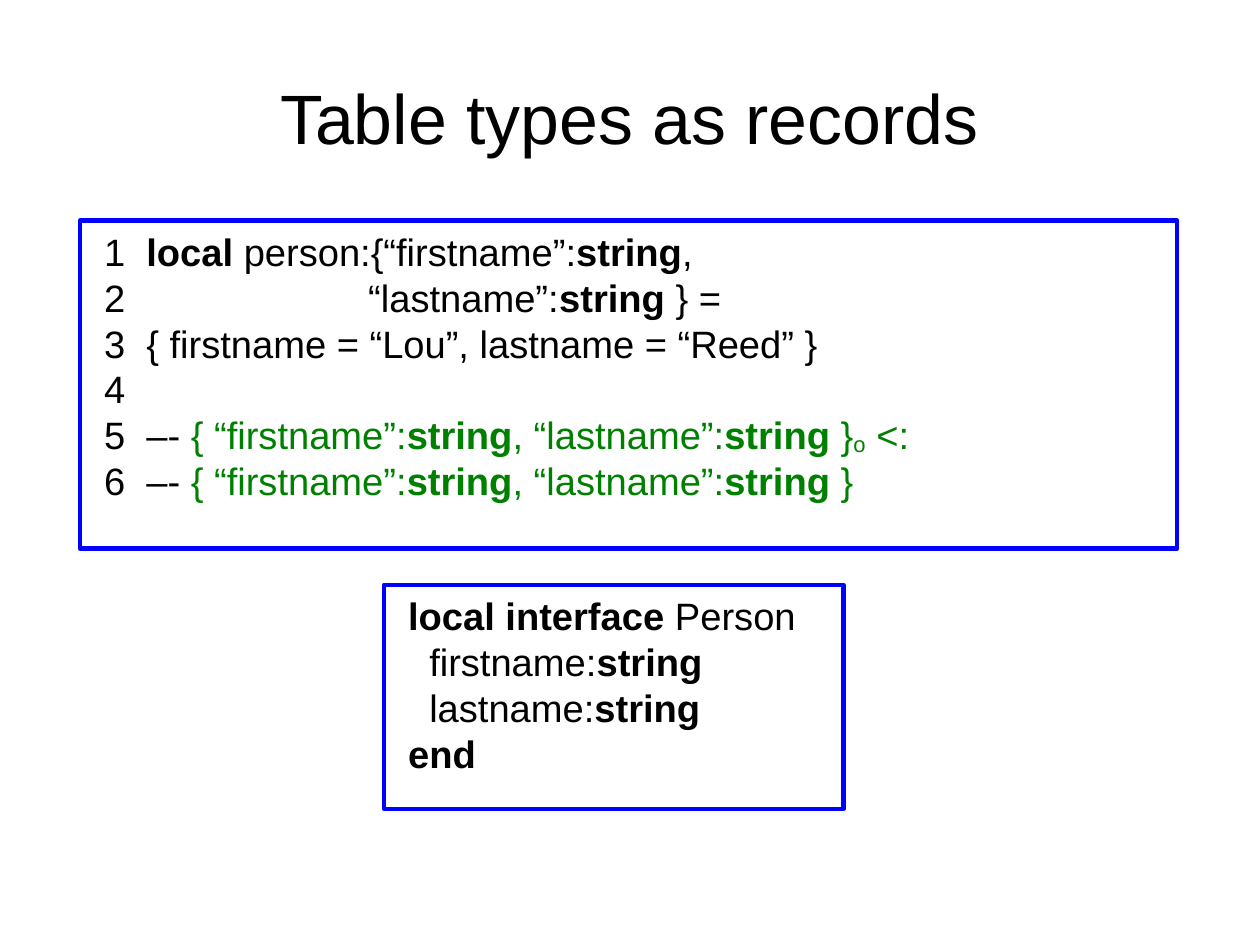
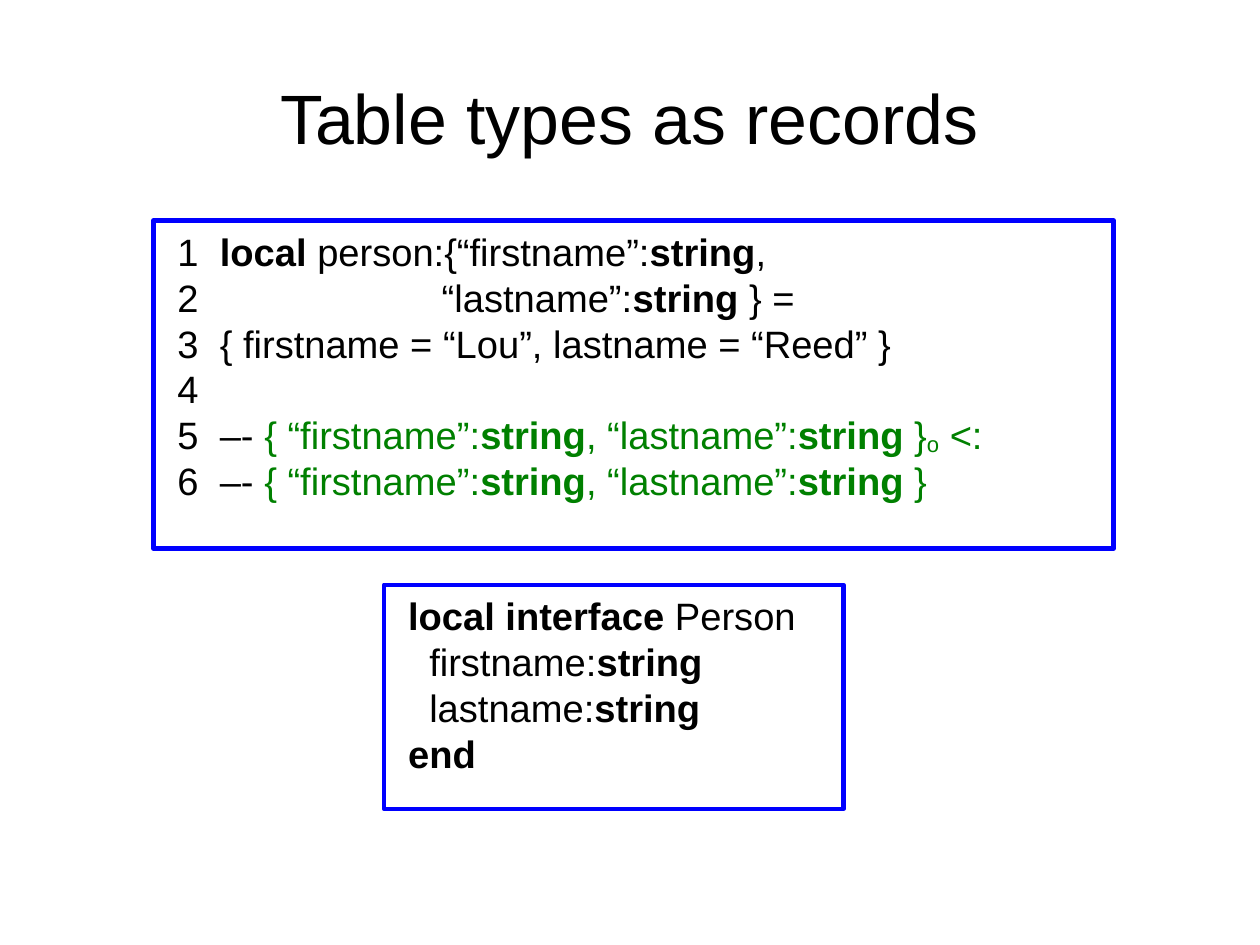
Before and after one commit to andremm/typedlua, a slide deck: slide 19 of doc/slides/dyla2014.odp. Drawn at 1260x945 pixels with LibreOffice and Linux fonts; fonts in the diff are those of the drawing. Boxes give left, top, right and bottom in pixels: in the first picture for what was removed or moved away, otherwise in the second. Text is boxed around its words. In the diff, an @@ line names an element or a change of style, - is before the commit and + after.

```diff
--- a/doc/slides/dyla2014.odp
+++ b/doc/slides/dyla2014.odp
@@ rectangle "1 local person:{“firstname”:string,": place and size @@
-rectangle "1 local person:{“firstname”:string," at box(80, 221, 1178, 549)
+rectangle "1 local person:{“firstname”:string," at box(153, 221, 1114, 549)
```
Also in this commit, not shown: 14 other slides changed.
